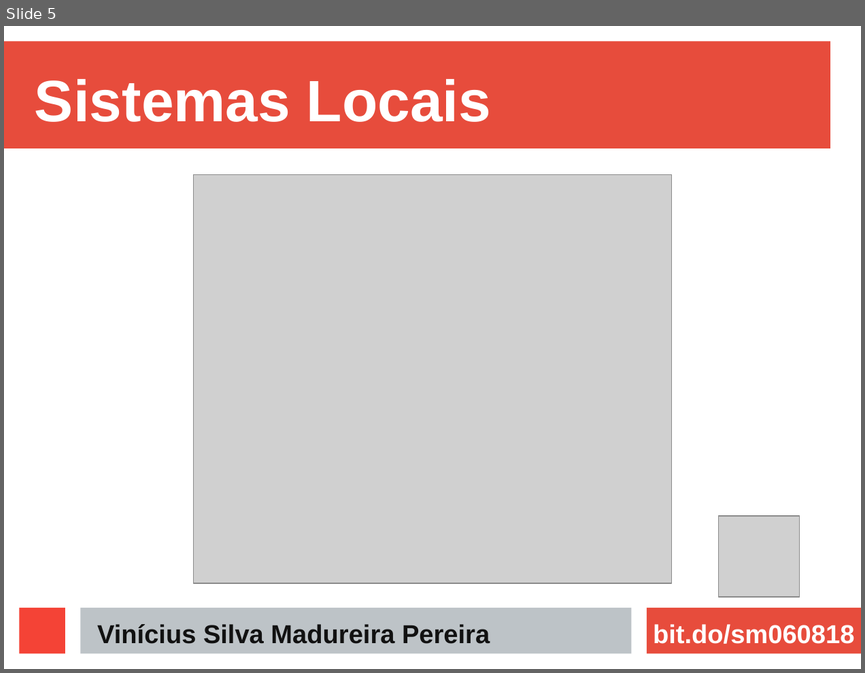
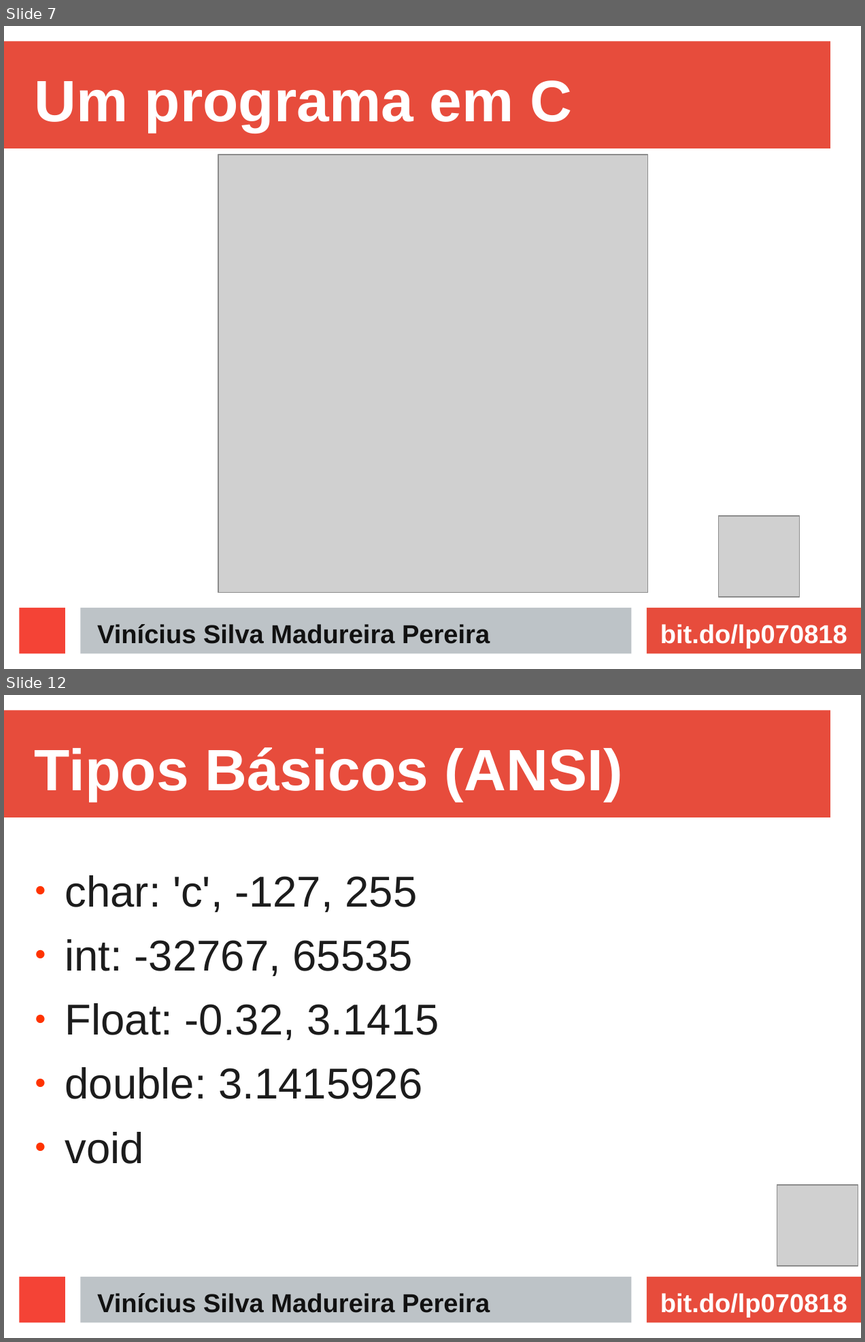
Before and after one commit to ViniciusMadureira/etec, a slide deck: apresentacao.odp. Shown one above the other, each under a label of ours: slide 5 before the commit, slides 7 and 12 after it; the slides between them are not shown. The pictures are 865x673 and 865x1342 pixels, drawn with LibreOffice and Linux fonts; fonts in the diff are those of the drawing; grey boxes stand for pictures. Boxes give left, top, right and bottom in pixels: in the first picture for what was removed or moved away, otherwise in the second. Text is boxed around its words. In the diff, an @@ line names an element or a change of style, - is before the commit and + after.

```diff
--- a/apresentacao.odp
+++ b/apresentacao.odp
@@ slide 12 added at <box>4,695,861,1338</box>, background #FFFFFF; not listed: 4 template elements that a slide beside it also shows @@
@@ title added at <box>35,747,623,801</box>, 54 pt, text #FFFFFF, bold @@
+Tipos Básicos (ANSI)
@@ text added at <box>65,875,439,1164</box>, 40 pt, text #1C1C1C @@
+● char: 'c', -127, 255
+● int: -32767, 65535
+● Float: -0.32, 3.1415
+● double: 3.1415926
+● void
@@ picture added at <box>777,1185,857,1266</box> @@
@@ text added at <box>97,1293,490,1312</box>, 24 pt, text #111111, bold @@
+Vinícius Silva Madureira Pereira
@@ text added at <box>660,1293,847,1317</box>, 24 pt, text #FFFFFF, bold @@
+bit.do/lp070818
@@ what was slide 5 is now slide 7 @@
@@ slide 7 changed as well @@
@@ title at <box>35,80,572,132</box>: text changed @@
-Sistemas Locais
+Um programa em C
@@ picture: place and size @@
-picture at <box>193,174,671,583</box>
+picture at <box>219,155,649,592</box>
@@ text at <box>660,624,847,648</box>: text changed @@
-bit.do/sm060818
+bit.do/lp070818
```
Also in this commit, not shown: 8 other slides changed, 9 other slides added, 1 slide removed, 1 other file.
